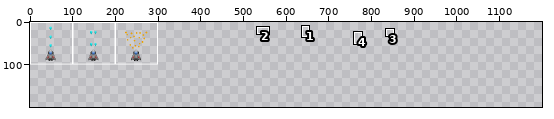
Two states of a sprite sheet, Sprites/Jakobs sketches/shopvisualisations/itemVisualSheet.png. The picture above shows the old version from afar; the outline marks the close-up.
Close-up. Old version:
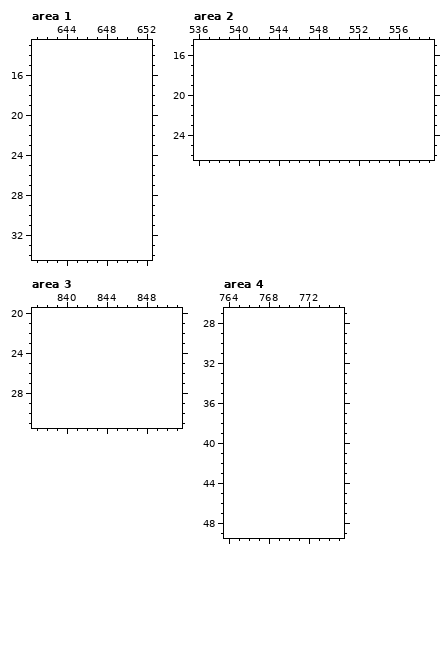
The file is 420x300 pixels. Pixels under 10% opacity are left out. Colours within 5 levels of each other are drawn and written as one. Shown: area 1: x 641..652, y 13..34; area 2: x 536..559, y 15..26; area 3: x 837..851, y 20..31; area 4: x 764..775, y 27..49. The old version is drawn lined up with the new one, on the new canvas. The commit also changed other parts of the picture, which this record leaves out.
After:
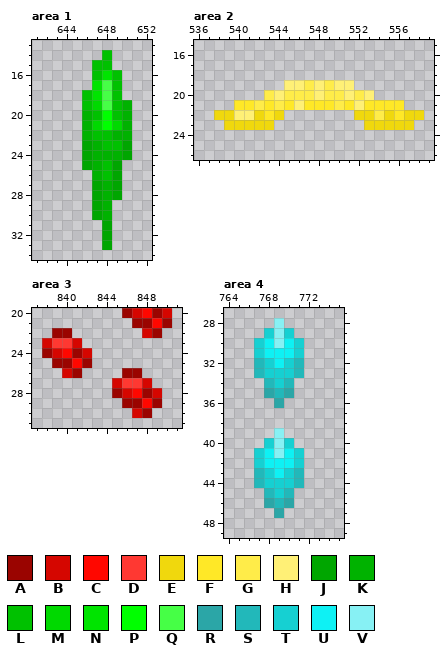
Palette (. is transparent): A #9a0400  B #d50600  C #ff0700  D #ff3832  E #f0d80d  F #ffe827  G #ffec49  H #fff076  J #00a600  K #00b200  L #00c100  M #00d900  N #00e400  P #00ff00  Q #46ff46  R #2ba6a7  S #22b8ba  T #16d0d2  U #0ef1f4  V #87f1f4
Difference:
canvas 420x300 -> 1200x200 (the part of the old canvas that was cut away was empty and is not shown)
Area 1:
y 14: x 648 . -> L
y 15: x 647..648 .. -> LL
y 16: x 647..649 ... -> LNL
y 17: x 647..649 ... -> NQL
y 18: x 646..649 .... -> LNQL
y 19: x 646..650 ..... -> LMQLK
y 20: x 646..650 ..... -> KLPLK
y 21: x 646..650 ..... -> KMPMK
y 22: x 646..650 ..... -> KLLKK
y 23: x 646..650 ..... -> JKLLJ
y 24: x 646..650 ..... -> JKKKJ
y 25: x 646..649 .... -> JKLJ
y 26: x 647..649 ... -> KLJ
y 27..28: x 647..649 ... -> JKJ
y 29..30: x 647..648 .. -> JK
y 31..33: x 648 . -> J
Area 2:
y 19: x 545..551 ....... -> HHGHGHH
y 20: x 543..553 ........... -> GHGGGHGGHGH
y 21: x 540..556 ................. -> FFGFGFHFFFGFHFFFF
y 22: x 538..544 ....... -> EEHHEFE; x 552..558 ....... -> EEGEFEE
y 23: x 539..543 ..... -> EEEEE; x 553..557 ..... -> EEEEE
Area 3:
y 20: x 846..850 ..... -> ABCAB
y 21: x 847..850 .... -> AACA
y 22: x 839..840 .. -> AA; x 848..849 .. -> BA
y 23: x 838..841 .... -> BDDB
y 24: x 838..842 ..... -> ABCAB
y 25: x 839..842 .... -> AACA
y 26: x 840..841 .. -> BA; x 846..847 .. -> AA
y 27: x 845..848 .... -> BDDB
y 28: x 845..849 ..... -> ABCAB
y 29: x 846..849 .... -> AACA
y 30: x 847..848 .. -> BA
Area 4:
y 28: x 769 . -> V
y 29: x 768..770 ... -> TVT
y 30: x 767..771 ..... -> TUVUT
y 31: x 767..771 ..... -> TUUUT
y 32: x 767..771 ..... -> STUTS
y 33: x 767..771 ..... -> STTTS
y 34: x 768..770 ... -> STS
y 35: x 768..770 ... -> RSR
y 36: x 769 . -> R
y 39: x 769 . -> V
y 40: x 768..770 ... -> TVT
y 41: x 767..771 ..... -> TUVUT
y 42: x 767..771 ..... -> TUUUT
y 43: x 767..771 ..... -> STUTS
y 44: x 767..771 ..... -> STTTS
y 45: x 768..770 ... -> STS
y 46: x 768..770 ... -> RSR
y 47: x 769 . -> R
Where, in picture pixels (left, top, right, bottom), the same in both close-ups:
added: (82, 50, 132, 250)
added: (214, 80, 424, 130)
added: (42, 308, 172, 418)
added: (254, 318, 304, 518)
